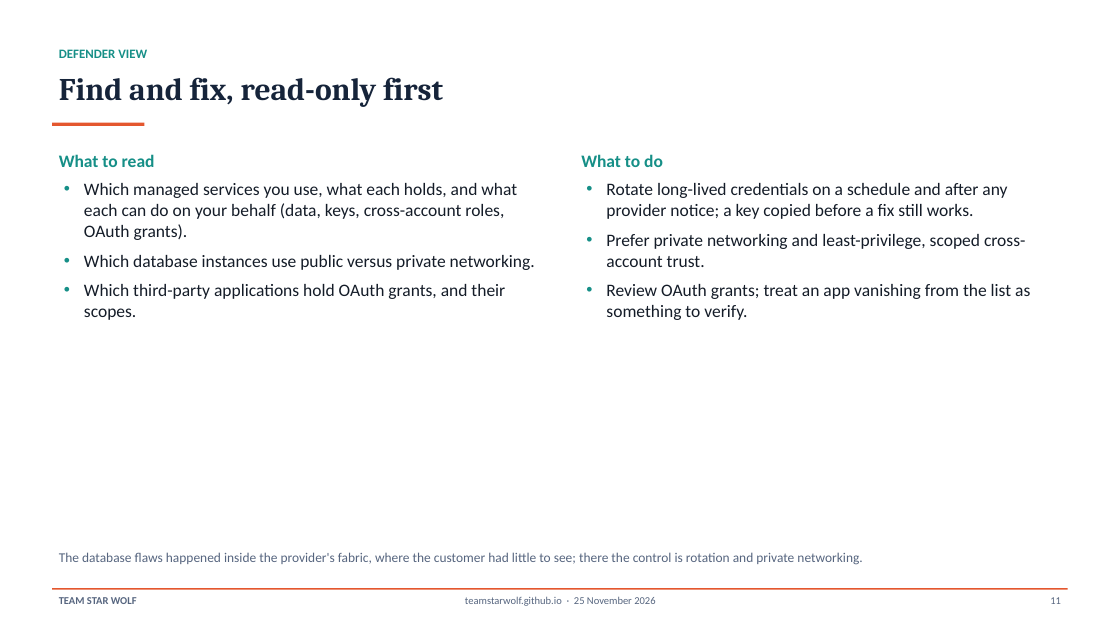
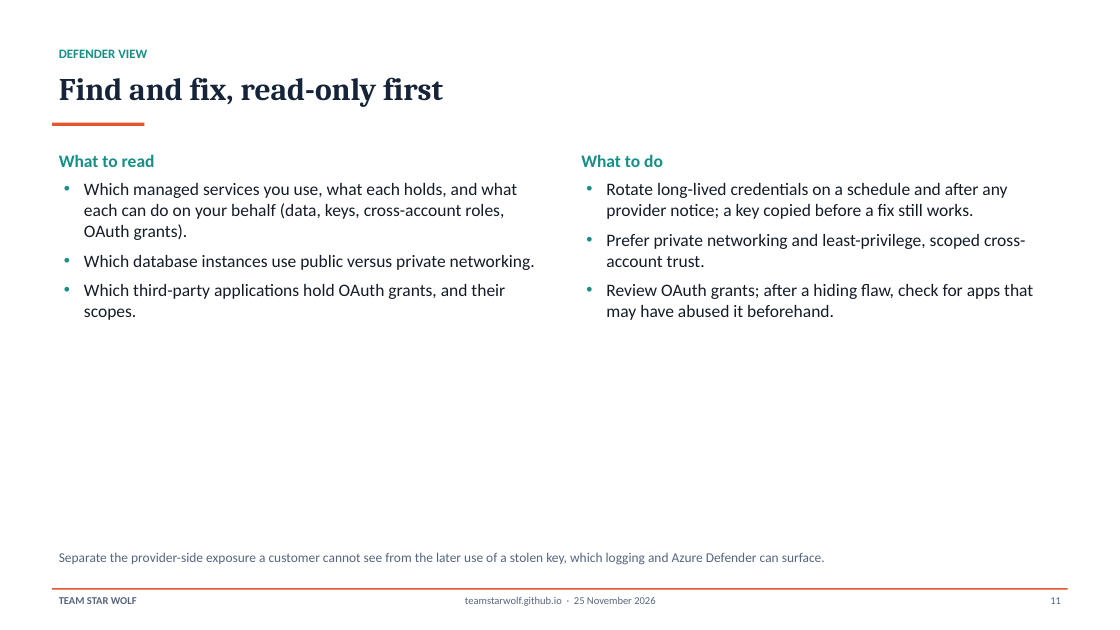
Before and after one commit to TeamStarWolf/TeamStarWolf, a slide deck: slide 11 of case-studies/slides/Cloud_Managed_Service_Flaws_Case_Study.pptx. Drawn at 1120x630 pixels with LibreOffice and Linux fonts; fonts in the diff are those of the drawing. Boxes give left, top, right and bottom in pixels: in the first picture for what was removed or moved away, otherwise in the second. Text is boxed around its words. In the diff, an @@ line names an element or a change of style, - is before the commit and + after.

```diff
--- a/case-studies/slides/Cloud_Managed_Service_Flaws_Case_Study.pptx
+++ b/case-studies/slides/Cloud_Managed_Service_Flaws_Case_Study.pptx
@@ text at box(606, 284, 1033, 320): text changed @@
-• Review OAuth grants; treat an app vanishing from the list as something to verify.
+• Review OAuth grants; after a hiding flaw, check for apps that may have abused it beforehand.
@@ text at box(59, 552, 825, 565): text changed @@
-The database flaws happened inside the provider's fabric, where the customer had little to see; there the control is rotation and private networking.
+Separate the provider-side exposure a customer cannot see from the later use of a stolen key, which logging and Azure Defender can surface.
```
Also in this commit, not shown: 10 other slides changed, 14 other files.
